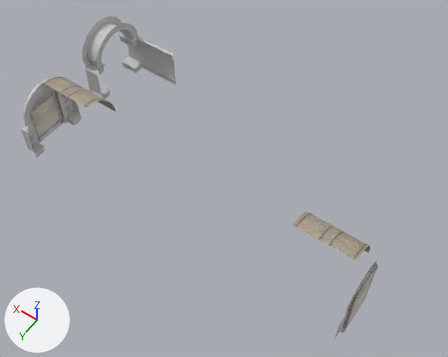
Two versions of the OBJ model 3D Obj/Hallway.obj, one commit apart.
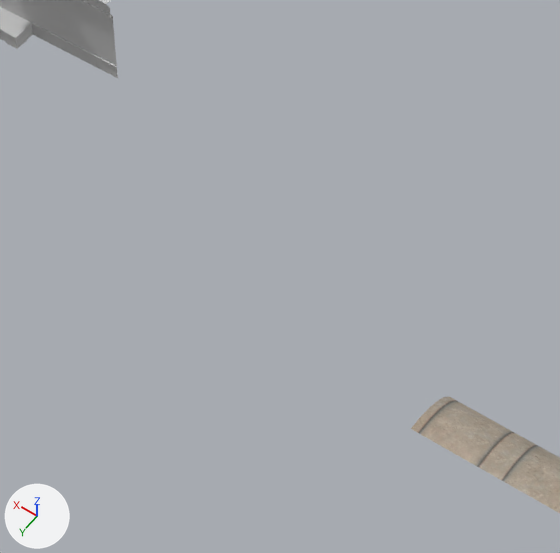
The first picture shows the older version from a 50 mm lens placed at (-27.8, 67.6, 60.5), pointed at (-1.7, 31.0, 3.0). The close-ups show both versions on the part from 29% to 79% of the width and 15% to 77% of the height of that picture; other places that the commit changed are outside them. Every picture has the same lights, and +X, +Y and +Z are marked at lower left. Where no turn or scale is listed for an object, it has been applied to the vertices.

Objects in the first close-up: 'Gang_Dach_Bogen_Var008', 'Gang_Endstck071', 'Gang_Wand_Standart067'.
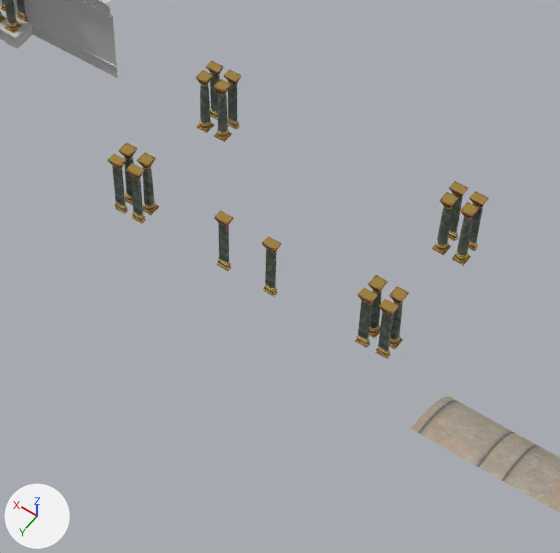
Diff of the bpy script that builds the scene:
```diff
--- a/3D Obj/Hallway.obj.py
+++ b/3D Obj/Hallway.obj.py
@@ ob_pillar_round067 @@
+ob_pillar_round067 = bpy.data.objects.new('Pillar_Round067', me_pillar_round067)  # 336 vertices, 668 faces; spans x 7.74..8.43, y 26.47..27.16, z 0.9..4.56; in mat_material__273 (picture img_collum_hallway_jpg)
+ob_pillar_round067.location = (0.0, 0.0, 0.0)
@@ ob_pillar_round065 @@
+ob_pillar_round065 = bpy.data.objects.new('Pillar_Round065', me_pillar_round065)  # 336 vertices, 668 faces; spans x 7.74..8.43, y 20.09..20.78, z 0.9..4.56; in mat_material__273 (picture img_collum_hallway_jpg)
+ob_pillar_round065.location = (0.0, 0.0, 0.0)
@@ ob_pillar_round064 @@
+ob_pillar_round064 = bpy.data.objects.new('Pillar_Round064', me_pillar_round064)  # 336 vertices, 668 faces; spans x 21.24..21.94, y 20.09..20.78, z 0.9..4.56; in mat_material__273 (picture img_collum_hallway_jpg)
+ob_pillar_round064.location = (0.0, 0.0, 0.0)
@@ ob_pillar_round062 @@
+ob_pillar_round062 = bpy.data.objects.new('Pillar_Round062', me_pillar_round062)  # 336 vertices, 668 faces; spans x -8.07..-7.38, y 26.47..27.16, z 0.9..4.56; in mat_material__273 (picture img_collum_hallway_jpg)
+ob_pillar_round062.location = (0.0, 0.0, 0.0)
@@ ob_pillar_round060 @@
+ob_pillar_round060 = bpy.data.objects.new('Pillar_Round060', me_pillar_round060)  # 336 vertices, 668 faces; spans x -8.07..-7.38, y 20.09..20.78, z 0.9..4.56; in mat_material__273 (picture img_collum_hallway_jpg)
+ob_pillar_round060.location = (0.0, 0.0, 0.0)
@@ ob_pillar_round059 @@
+ob_pillar_round059 = bpy.data.objects.new('Pillar_Round059', me_pillar_round059)  # 336 vertices, 668 faces; spans x -6.92..-6.23, y 20.09..20.78, z 0.9..4.56; in mat_material__273 (picture img_collum_hallway_jpg)
+ob_pillar_round059.location = (0.0, 0.0, 0.0)
@@ ob_pillar_round058 @@
+ob_pillar_round058 = bpy.data.objects.new('Pillar_Round058', me_pillar_round058)  # 336 vertices, 668 faces; spans x -6.92..-6.23, y 26.47..27.16, z 0.9..4.56; in mat_material__273 (picture img_collum_hallway_jpg)
+ob_pillar_round058.location = (0.0, 0.0, 0.0)
@@ ob_pillar_round057 @@
+ob_pillar_round057 = bpy.data.objects.new('Pillar_Round057', me_pillar_round057)  # 336 vertices, 668 faces; spans x 6.59..7.28, y 26.47..27.16, z 0.9..4.56; in mat_material__273 (picture img_collum_hallway_jpg)
+ob_pillar_round057.location = (0.0, 0.0, 0.0)
@@ ob_pillar_round056 @@
+ob_pillar_round056 = bpy.data.objects.new('Pillar_Round056', me_pillar_round056)  # 336 vertices, 668 faces; spans x 6.59..7.28, y 20.09..20.78, z 0.9..4.56; in mat_material__273 (picture img_collum_hallway_jpg)
+ob_pillar_round056.location = (0.0, 0.0, 0.0)
@@ ob_pillar_flat_i013 @@
+ob_pillar_flat_i013 = bpy.data.objects.new('Pillar_Flat_i013', me_pillar_flat_i013)  # 120 vertices, 236 faces; spans x 1.2..1.96, y 27.45..27.98, z 0.9..4.56; in mat_material__273 (picture img_collum_hallway_jpg)
+ob_pillar_flat_i013.location = (0.0, 0.0, 0.0)
@@ ob_pillar_flat_i012 @@
+ob_pillar_flat_i012 = bpy.data.objects.new('Pillar_Flat_i012', me_pillar_flat_i012)  # 120 vertices, 236 faces; spans x -1.59..-0.83, y 27.45..27.98, z 0.9..4.56; in mat_material__273 (picture img_collum_hallway_jpg)
+ob_pillar_flat_i012.location = (0.0, 0.0, 0.0)
@@ ob_pillar_flat068 @@
+ob_pillar_flat068 = bpy.data.objects.new('Pillar_Flat068', me_pillar_flat068)  # 120 vertices, 236 faces; spans x 21.21..21.97, y 19.27..19.8, z 0.9..4.56; in mat_material__273 (picture img_collum_hallway_jpg)
+ob_pillar_flat068.location = (0.0, 0.0, 0.0)
@@ ob_pillar_flat067 @@
+ob_pillar_flat067 = bpy.data.objects.new('Pillar_Flat067', me_pillar_flat067)  # 120 vertices, 236 faces; spans x 7.7..8.46, y 27.45..27.98, z 0.9..4.56; in mat_material__273 (picture img_collum_hallway_jpg)
+ob_pillar_flat067.location = (0.0, 0.0, 0.0)
@@ ob_pillar_flat065 @@
+ob_pillar_flat065 = bpy.data.objects.new('Pillar_Flat065', me_pillar_flat065)  # 120 vertices, 236 faces; spans x 7.7..8.46, y 19.27..19.8, z 0.9..4.56; in mat_material__273 (picture img_collum_hallway_jpg)
+ob_pillar_flat065.location = (0.0, 0.0, 0.0)
@@ ob_pillar_flat064 @@
+ob_pillar_flat064 = bpy.data.objects.new('Pillar_Flat064', me_pillar_flat064)  # 120 vertices, 236 faces; spans x -8.1..-7.34, y 19.27..19.8, z 0.9..4.56; in mat_material__273 (picture img_collum_hallway_jpg)
+ob_pillar_flat064.location = (0.0, 0.0, 0.0)
@@ ob_pillar_flat062 @@
+ob_pillar_flat062 = bpy.data.objects.new('Pillar_Flat062', me_pillar_flat062)  # 120 vertices, 236 faces; spans x -8.1..-7.34, y 27.45..27.98, z 0.9..4.56; in mat_material__273 (picture img_collum_hallway_jpg)
+ob_pillar_flat062.location = (0.0, 0.0, 0.0)
@@ ob_pillar_flat060 @@
+ob_pillar_flat060 = bpy.data.objects.new('Pillar_Flat060', me_pillar_flat060)  # 120 vertices, 236 faces; spans x -6.96..-6.2, y 19.27..19.8, z 0.9..4.56; in mat_material__273 (picture img_collum_hallway_jpg)
+ob_pillar_flat060.location = (0.0, 0.0, 0.0)
@@ ob_pillar_flat059 @@
+ob_pillar_flat059 = bpy.data.objects.new('Pillar_Flat059', me_pillar_flat059)  # 120 vertices, 236 faces; spans x -6.96..-6.2, y 27.45..27.98, z 0.9..4.56; in mat_material__273 (picture img_collum_hallway_jpg)
+ob_pillar_flat059.location = (0.0, 0.0, 0.0)
@@ ob_pillar_flat058 @@
+ob_pillar_flat058 = bpy.data.objects.new('Pillar_Flat058', me_pillar_flat058)  # 120 vertices, 236 faces; spans x 6.56..7.32, y 27.45..27.98, z 0.9..4.56; in mat_material__273 (picture img_collum_hallway_jpg)
+ob_pillar_flat058.location = (0.0, 0.0, 0.0)
@@ ob_pillar_flat057 @@
+ob_pillar_flat057 = bpy.data.objects.new('Pillar_Flat057', me_pillar_flat057)  # 120 vertices, 236 faces; spans x 6.56..7.32, y 19.27..19.8, z 0.9..4.56; in mat_material__273 (picture img_collum_hallway_jpg)
+ob_pillar_flat057.location = (0.0, 0.0, 0.0)
```

Where the change shows, as pixel boxes [x1, y1, x2, y2] in the close-ups (560 x 553 px):
'Pillar_Flat062', added
    after: [375, 299, 399, 359]
'Pillar_Round059', added
    after: [432, 192, 459, 255]
'Pillar_Round060', added
    after: [452, 202, 479, 266]
'Pillar_Flat059', added
    after: [355, 288, 378, 348]
'Pillar_Round057', added
    after: [137, 152, 159, 215]
'Pillar_Flat_i012', added
    after: [262, 236, 281, 297]
'Pillar_Flat_i013', added
    after: [214, 210, 233, 271]
'Pillar_Round065', added
    after: [195, 70, 214, 133]
'Pillar_Round056', added
    after: [213, 79, 232, 142]
'Pillar_Flat058', added
    after: [126, 163, 146, 224]
'Pillar_Flat067', added
    after: [107, 153, 128, 214]
'Pillar_Round062', added
    after: [389, 286, 409, 349]
'Pillar_Round058', added
    after: [368, 275, 388, 338]
'Pillar_Flat057', added
    after: [223, 69, 241, 130]
'Pillar_Flat060', added
    after: [448, 181, 468, 241]
'Pillar_Flat064', added
    after: [468, 191, 489, 251]
'Pillar_Flat065', added
    after: [206, 61, 224, 120]
'Pillar_Round067', added
    after: [118, 143, 137, 205]
'Pillar_Round064', added
    after: [4, 0, 21, 33]
'Pillar_Flat068', added
    after: [17, 0, 28, 22]
